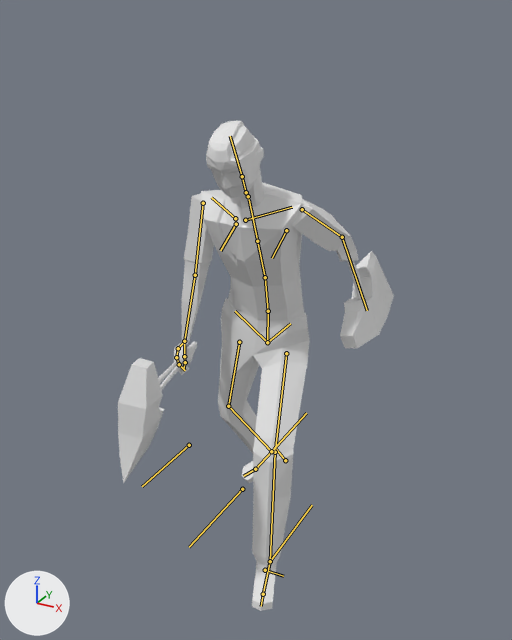
An edit to the Blender file salemstalker/Assets/3D/charatermodel/lumberjack.blend, drawn before and after from the same camera.
The view is the same before and after, from a 50 mm camera at (1.14, -2.11, 2.05) aimed at (0.03, -0.09, 1.03). Arrows for +X, +Y and +Z are at lower left; the lights stay in place. Both versions are drawn at frame 35 of the action 'metarigAction.002'; the numbers are the values there. The bones that bend it are drawn over the model as lines.

In view in the first picture: 'Cube.002', 'Cube.003', 'Cube.007', 'arms', 'body', 'head'.
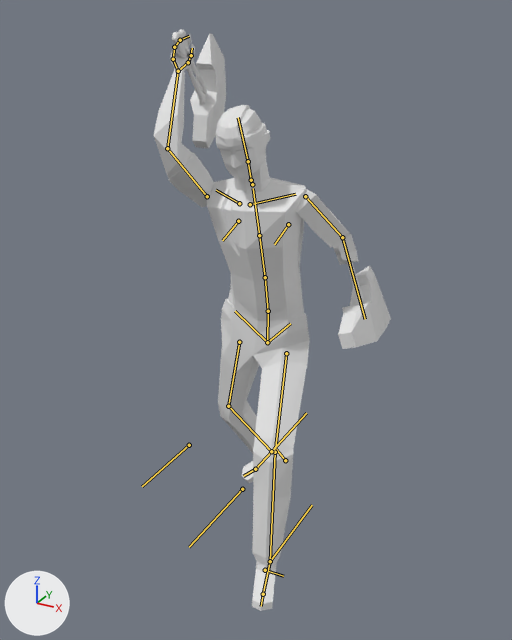
What differs and where, as boxes (x1, y1, x2, y2) in the pictures (512 x 640 px):
'body', posed: before (201, 182, 310, 611); after (207, 178, 310, 611)
'arms', posed (10% wider, 27% taller): before (174, 193, 359, 375); after (154, 34, 358, 265)
'Cube.002', posed (31% narrower, 16% shorter): before (118, 341, 197, 483); after (172, 29, 226, 148)
'head', posed (10% narrower): before (206, 121, 266, 209); after (216, 105, 270, 194)
'Cube.003', no longer drawn: before (340, 251, 394, 348)
'axe_arm', now drawn: after (338, 266, 391, 349)
'Cube.007', no longer drawn: before (342, 226, 365, 300)
'skeleton', now drawn: after (347, 262, 363, 305)
bone 'spine.002', root to tip: before (265, 277) to (257, 241); after (265, 277) to (259, 235)
bone 'spine.006', root to tip: before (242, 176) to (230, 136); after (248, 161) to (238, 117)
bone 'upper_arm.L', root to tip: before (203, 203) to (195, 275); after (207, 196) to (167, 148)
bone 'forearm.L', root to tip: before (195, 275) to (184, 341); after (167, 148) to (178, 71)
bone 'forearm.R', root to tip: before (342, 237) to (367, 310); after (342, 237) to (365, 319)

The change, as a list of edits to the scene's bpy script:
```text
Change bone_spine_002:
    where bone_spine_002 = bpy.data.objects['metarig'].pose.bones['spine.002']  # child of 'spine.001'
    bone_spine_002.rotation_quaternion: (0.993, 0.111, -0.016, 0.041) -> (0.99, 0.009, -0.006, 0.061)  # degrees (13, -2, 5) -> degrees (1, -1, 7)
Change bone_spine_006:
    where bone_spine_006 = bpy.data.objects['metarig'].pose.bones['spine.006']  # child of 'spine.005'
    bone_spine_006.rotation_quaternion: (0.997, 0.031, 0.0, 0.015) -> (0.998, 0.056, 0.001, 0.016)  # degrees (4, 0, 2) -> degrees (6, 0, 2)
Change bone_upper_arm_l:
    where bone_upper_arm_l = bpy.data.objects['metarig'].pose.bones['upper_arm.L']  # child of 'shoulder.L'
    bone_upper_arm_l.rotation_quaternion: (0.929, -0.038, -0.25, -0.234) -> (0.348, -0.701, 0.16, -0.601)  # degrees (3, -29, -29) -> degrees (-93, -47, -71)
Change bone_forearm_l:
    where bone_forearm_l = bpy.data.objects['metarig'].pose.bones['forearm.L']  # child of 'upper_arm.L'
    bone_forearm_l.rotation_quaternion: (0.991, -0.025, -0.149, -0.006) -> (0.797, -0.56, 0.112, -0.199)  # degrees (-3, -17, 0) -> degrees (-70, -2, -26)
Change bone_forearm_r:
    where bone_forearm_r = bpy.data.objects['metarig'].pose.bones['forearm.R']  # child of 'upper_arm.R'
    bone_forearm_r.rotation_quaternion: (0.933, -0.18, -0.038, 0.288) -> (0.927, -0.199, -0.041, 0.311)  # degrees (-21, 2, 34) -> degrees (-23, 3, 37)
```
